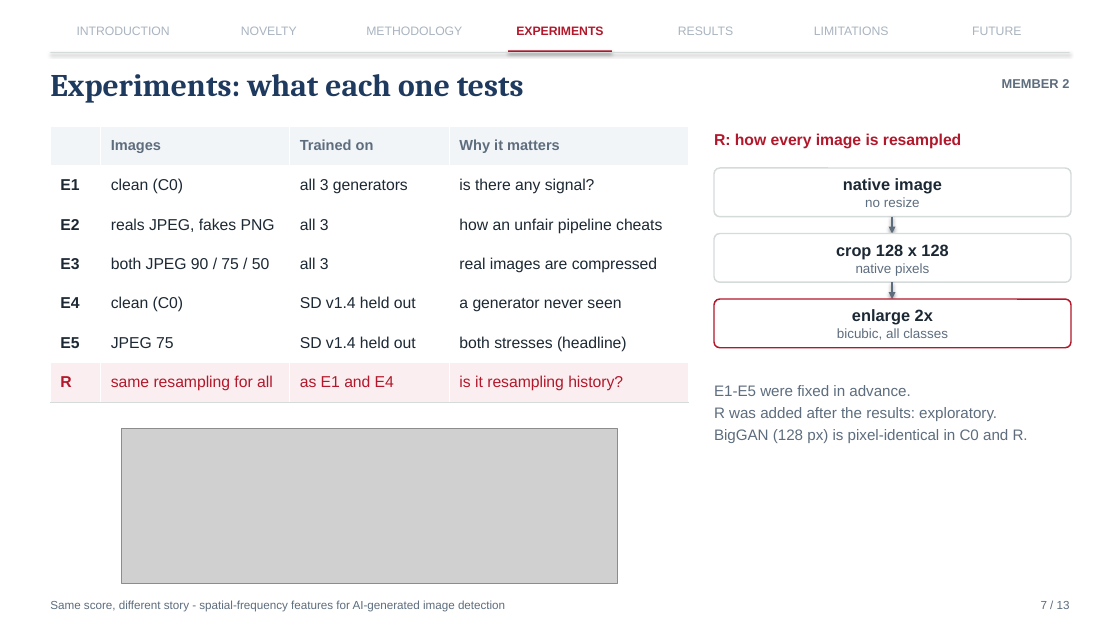
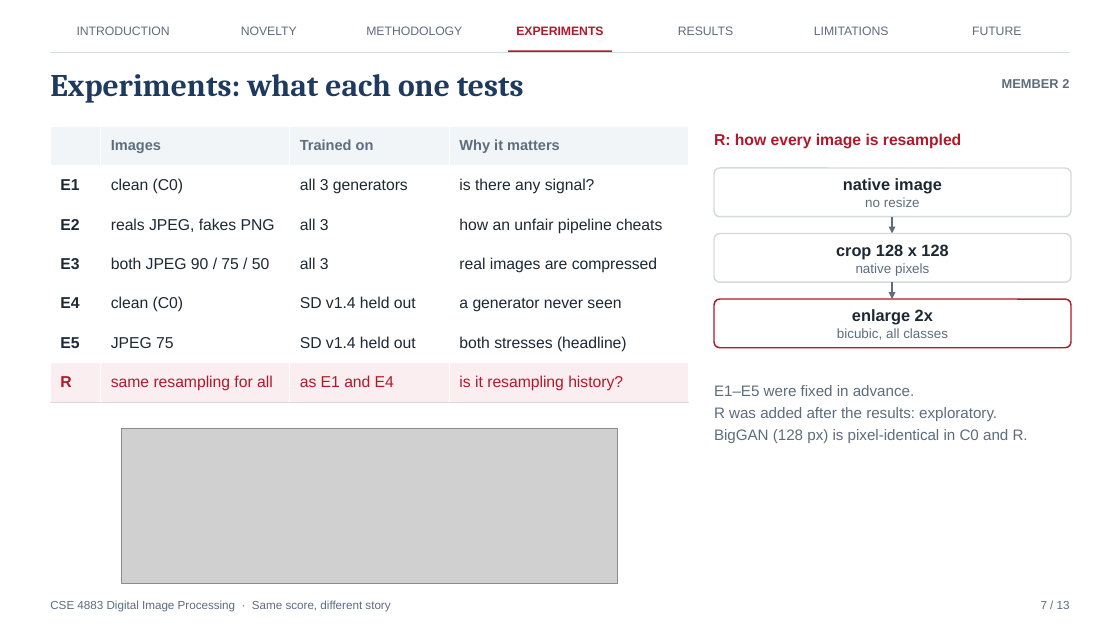
Before and after one commit to Omlan14/spatial-spectral-forensics, a slide deck: slide 7 of presentation/final_presentation.pptx. Drawn at 1120x630 pixels with LibreOffice and Linux fonts; fonts in the diff are those of the drawing; grey boxes stand for pictures. Boxes give left, top, right and bottom in pixels: in the first picture for what was removed or moved away, otherwise in the second. Text is boxed around its words. In the diff, an @@ line names an element or a change of style, - is before the commit and + after.

```diff
--- a/presentation/final_presentation.pptx
+++ b/presentation/final_presentation.pptx
@@ text colour #A9B4C0 to #5D6D7E in 6 elements at (x1=77, y1=26, x2=170, y2=35), (x1=241, y1=26, x2=297, y2=35), (x1=366, y1=26, x2=462, y2=35), (x1=678, y1=26, x2=733, y2=35), (x1=814, y1=26, x2=889, y2=35), (x1=972, y1=26, x2=1021, y2=35) @@
@@ rectangle at (x1=50, y1=52, x2=1070, y2=53): shadow off @@
@@ rectangle at (x1=508, y1=50, x2=612, y2=53): shadow off @@
@@ text at (x1=714, y1=385, x2=914, y2=396): text changed @@
-E1-E5 were fixed in advance.
+E1–E5 were fixed in advance.
@@ text at (x1=50, y1=600, x2=390, y2=612): text changed @@
-Same score, different story - spatial-frequency features for AI-generated image detection
+CSE 4883 Digital Image Processing · Same score, different story
```
Also in this commit, not shown: 12 other slides changed, 2 other files.
